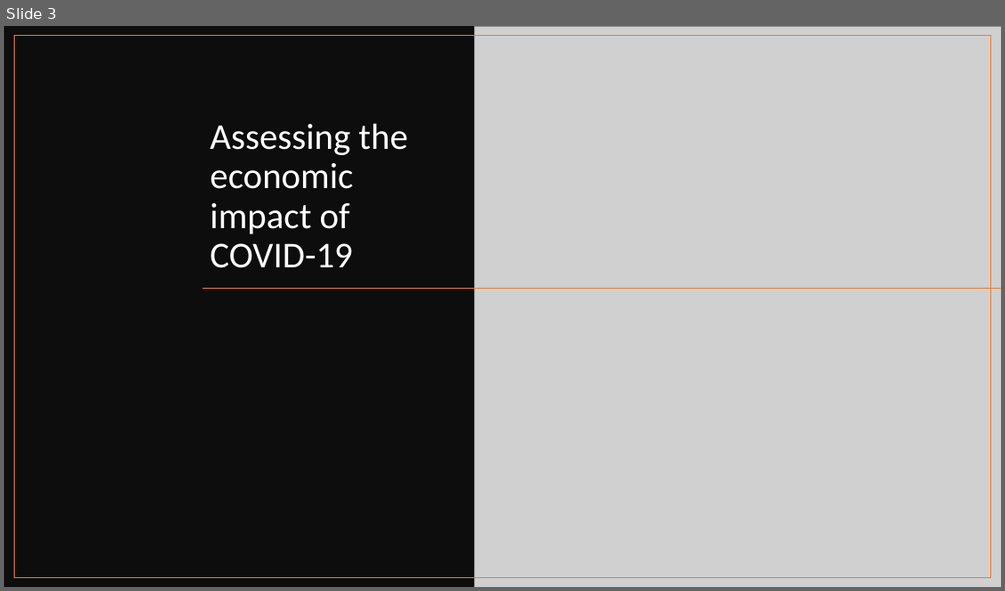
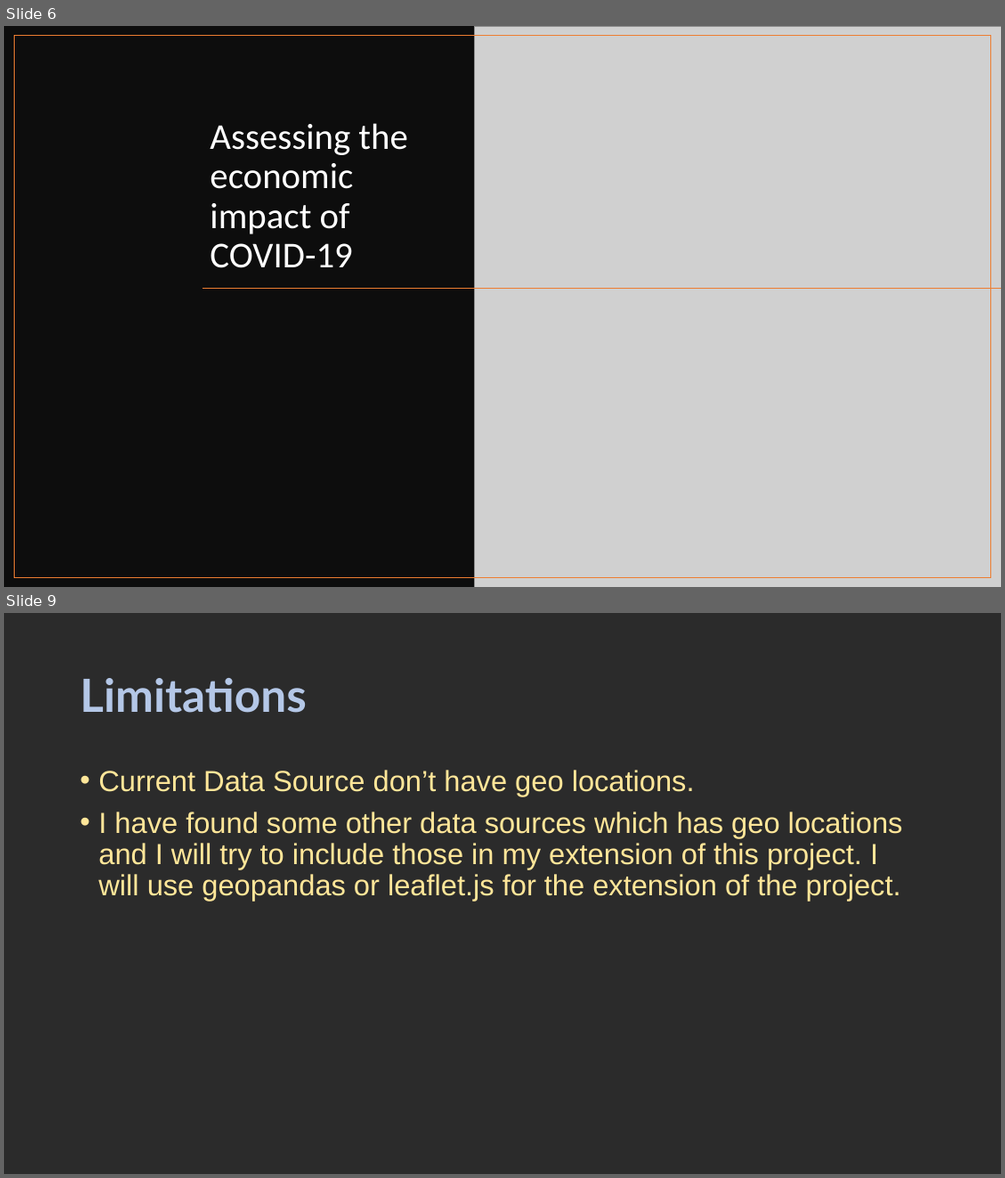
Before and after one commit to frpatel/databootcamp-homework, a slide deck: final-project/presentation/COVID-19 Effect on Global Economy.pptx. Shown one above the other, each under a label of ours: slide 3 before the commit, slides 6 and 9 after it; the slides between them are not shown. The pictures are 1005x591 and 1005x1178 pixels, drawn with LibreOffice and Linux fonts; fonts in the diff are those of the drawing; grey boxes stand for pictures; background and template pictures are left out; a plain dark background stands for a picture behind light text. Boxes give left, top, right and bottom in pixels: in the first picture for what was removed or moved away, otherwise in the second. Text is boxed around its words. In the diff, an @@ line names an element or a change of style, - is before the commit and + after.

```diff
--- a/final-project/presentation/COVID-19 Effect on Global Economy.pptx
+++ b/final-project/presentation/COVID-19 Effect on Global Economy.pptx
@@ slide 9 added at (x1=4, y1=613, x2=1001, y2=1174), background picture (left out) @@
@@ title added at (x1=80, y1=678, x2=306, y2=713), 44 pt, text #B4C7E7, bold @@
+Limitations
@@ text added at (x1=98, y1=770, x2=903, y2=900), 28 pt, text #FFE699 @@
+• Current Data Source don’t have geo locations.
+• I have found some other data sources which has geo locations and I will try to include those in my extension of this project. I will use geopandas or leaflet.js for the extension of the project.
@@ what was slide 3 is now slide 6 @@
```
Also in this commit, not shown: 4 slides changed, 5 other slides added, 6 other files.
